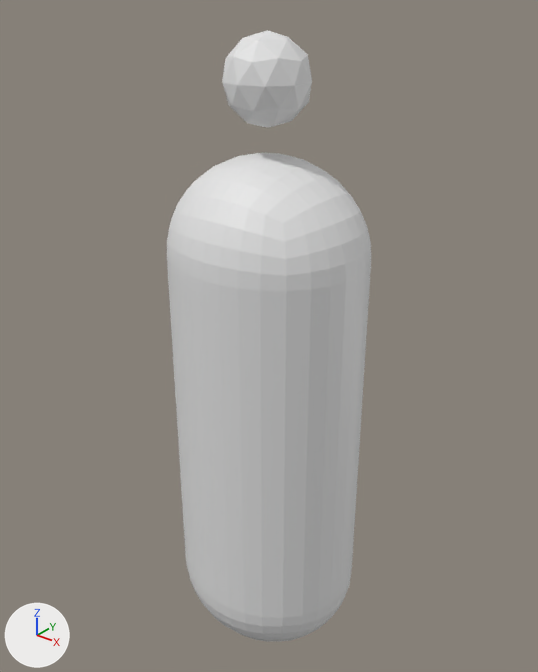
The glTF model src/features/PlayableCharacter/models/Player.glb: old version first, new version second.
The view is the same before and after, from a 50 mm camera at (2.34, -2.91, 3.94) aimed at (-0.06, 0.08, 2.08). Lighting does not change. The marker at lower left points along +X, +Y and +Z.

The first picture shows 'Player', 'Player_sphere'.
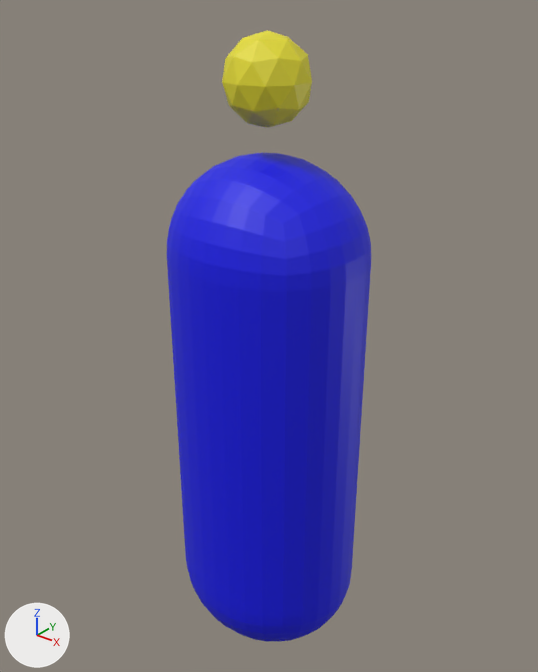
The newer file is also rescaled (x0.486) as a whole; pictures and numbers use the older file's frame.

What differs and where, as boxes (x1, y1, x2, y2) in the pictures (538 x 672 px):
'Player', recoloured (grey to blue): (167, 153, 371, 642) in both
'Player_sphere', recoloured (grey to yellow): (222, 30, 312, 128) in both

Diff of the bpy script that builds the scene:
```diff
--- a/src/features/PlayableCharacter/models/Player.glb.py
+++ b/src/features/PlayableCharacter/models/Player.glb.py
@@ mat_matériau_001 @@
+mat_matériau_001 = principled_material('Matériau.001')
+mat_matériau_001.base_color = (0.8, 0.727, 0.0274)  # yellow #e7de2e
@@ mat_matériau @@
+mat_matériau = principled_material('Matériau')
+mat_matériau.base_color = (0.00309, 0.00454, 0.8)  # blue #0a0ee7
@@ me_roundcube @@
 me_roundcube.from_pydata(...)  # 418 vertices, 832 faces; spans x -0.5..0.5, y -0.5..0.5, z -1.5..1.5
+me_roundcube.materials.append(mat_matériau)  # blue #0a0ee7
@@ me_icosphère @@
 me_icosphère.from_pydata(...)  # 42 vertices, 80 faces; spans x -0.95..0.95, y -1.0..1.0, z -1.0..1.0
+me_icosphère.materials.append(mat_matériau_001)  # yellow #e7de2e
```
